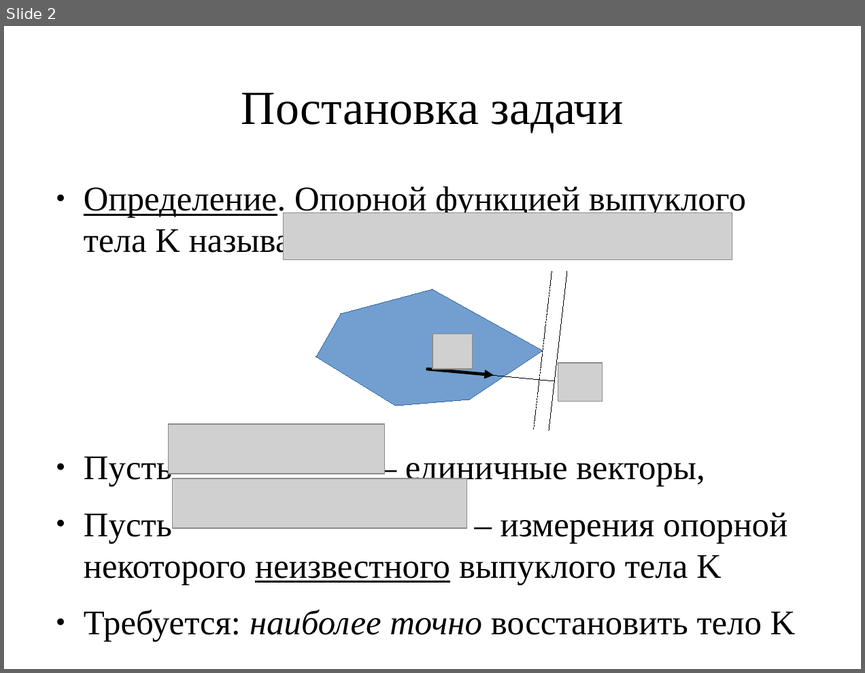
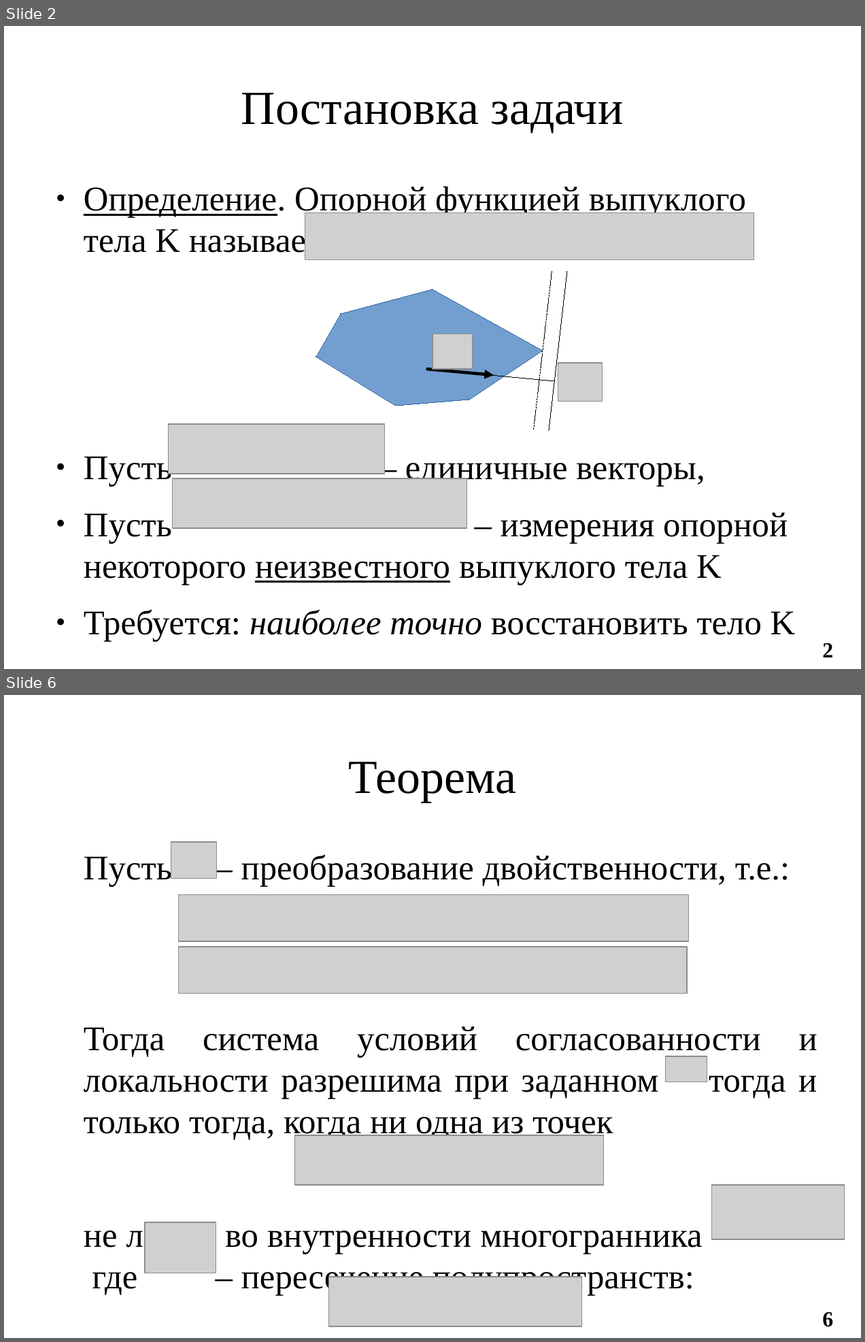
Before and after one commit to ilya-palachev/polyhedra-correction-library, a slide deck: Documentation/i.palachev/Thesis/LomonosovReadings2017/presentation-palachev.odp. Shown one above the other, each under a label of ours: slide 2 before the commit, slides 2 and 6 after it; the slides between them are not shown. The pictures are 865x673 and 865x1342 pixels, drawn with LibreOffice and Linux fonts; fonts in the diff are those of the drawing; grey boxes stand for pictures. Boxes give left, top, right and bottom in pixels: in the first picture for what was removed or moved away, otherwise in the second. Text is boxed around its words. In the diff, an @@ line names an element or a change of style, - is before the commit and + after.

```diff
--- a/Documentation/i.palachev/Thesis/LomonosovReadings2017/presentation-palachev.odp
+++ b/Documentation/i.palachev/Thesis/LomonosovReadings2017/presentation-palachev.odp
@@ slide 6 added at (4,695,861,1338), background #FFFFFF @@
@@ title added at (349,762,517,802), 44 pt, text #000000 @@
+Теорема
@@ text added at (84,853,817,1295), 32 pt, text #000000 @@
+Пусть – преобразование двойственности, т.е.:
+Тогда система условий согласованности и локальности разрешима при заданном тогда и только тогда, когда ни одна из точек
+не лежит во внутренности многогранника где – пересечение полупространств:
@@ picture added at (171,842,216,879) @@
@@ picture added at (178,895,688,941) @@
@@ picture added at (178,947,687,994) @@
@@ picture added at (666,1057,707,1082) @@
@@ picture added at (295,1135,604,1185) @@
@@ picture added at (711,1185,844,1239) @@
@@ picture added at (145,1222,216,1273) @@
@@ picture added at (329,1276,583,1326) @@
@@ page number added at (822,1312,833,1327), 20 pt, text #000000, bold @@
+6
@@ slide 2 changed as well @@
@@ picture: place and size @@
-picture at (283,212,732,259)
+picture at (305,212,754,259)
@@ page number added at (822,643,833,657), 20 pt, text #000000, bold @@
+2
```
Also in this commit, not shown: 1 other slide changed, 7 other slides added, 1 slide removed.
